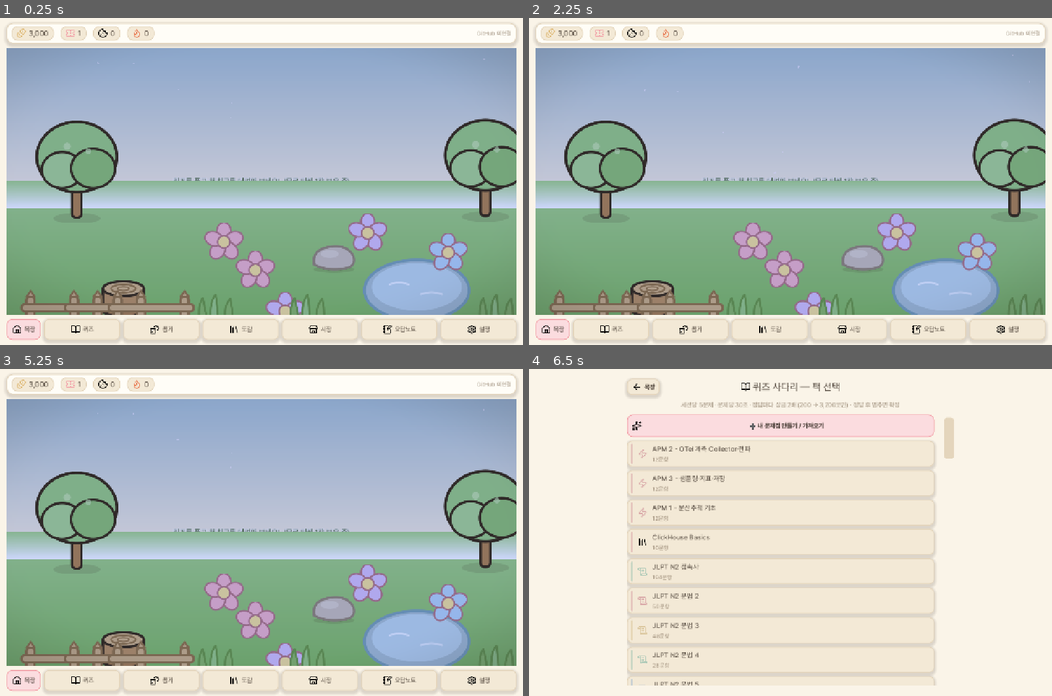
Above: before the commit, frames 1-4 (two rows, left to right).
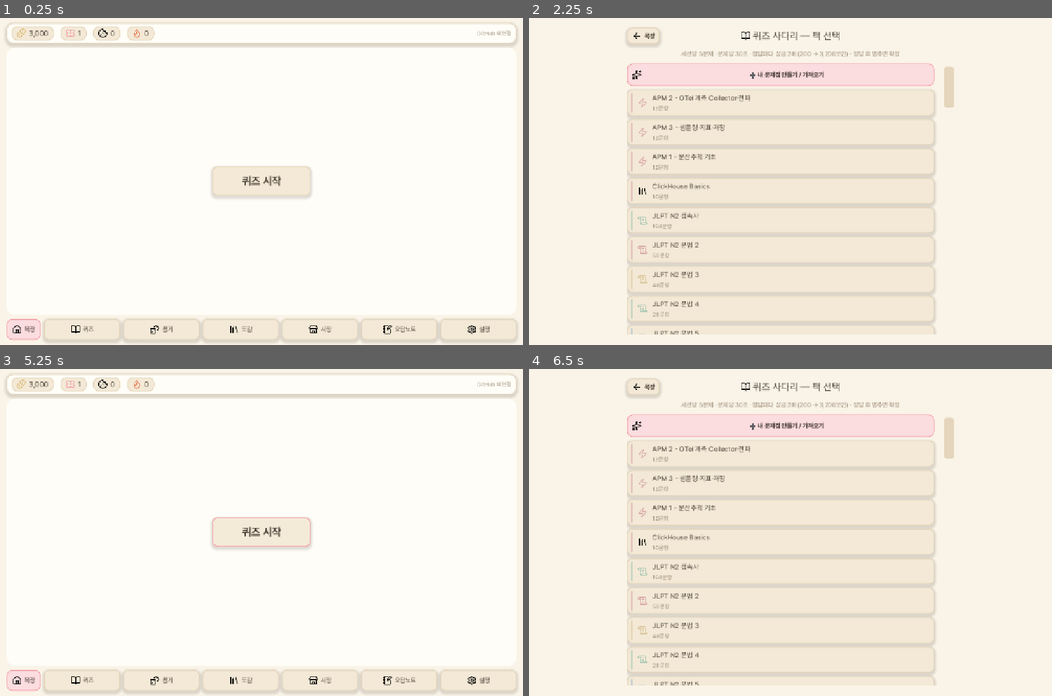
Above: after the commit, the same moments.

Repository: joyuno/mongle-ranch
Game: Godot game, scene res://scenes/Ranch.tscn
Two runs of this game, one before a commit and one after it. Both use one fixed random seed, a clock stepped at 60 frames per second and the inputs below.
Inputs (mouse positions are in pixels of both pictures, inside the frame that each line leads up to):
- Up to frame 1 (0.25 s): no input
- Up to frame 2 (2.25 s): click (790, 181) at 0.5 s, where only the run after the commit has a clickable "퀴즈 시작"; click (644, 37) at 1.25 s, where only the run after the commit has a clickable "목장"; click (790, 181) at 2 s, where only the run after the commit has a clickable "퀴즈 시작"
- Up to frame 3 (5.25 s): click (83, 679) at 2.77 s; click "목장" at 3.5 s; click (162, 679) at 4.27 s; click "목장" at 5 s
- Up to frame 4 (6.5 s): click (612, 679) at 5.77 s

The runs differ from the first frame. In frame 1, 80% of the frame differs, in the area x 1-99%, y 9-91%; in frame 2, 83%, in the area x 1-99%, y 1-100%; in frame 3, 80%; in frame 4, nothing differs.
Error after the commit: Invalid access to property or key 'size' on a base object of type 'Nil'. (res://scripts/ui/ranch.gd:586)

Commit message:
feat(ranch): farm OFF state — calm panel + 퀴즈 시작 CTA (default off)
Extract the 마당 build into _build_yard; _mount_center() picks yard vs a
calm CTA panel by ProgressStore.is_farm_visible(). When off, _yard stays
null and yard-only work self-guards (_rebuild_sprites now early-returns
on null _yard; _place_decor/_apply_daylight already did). No live signal:
the toggle lives on Settings and returning rebuilds the ranch via
change_scene, so build-time is_farm_visible() is enough (YAGNI).

Not-tested: farm-ON visual boot — avoided to not write showFarm into the
real progress.json; the yard code is a verbatim move of the shipping
block, OFF path boots clean (default) + suite 121/0.
Confidence: high; Scope-risk: narrow

Co-Authored-By: Claude Opus 4.8 (1M context) <noreply@anthropic.com>

Diff:
--- a/scripts/ui/ranch.gd
+++ b/scripts/ui/ranch.gd
@@ -26,6 +26,7 @@
 var _streak_label: Label
 var _sync_label: Label
 var _yard: Panel
+var _cta_node: Control  # 목장 off일 때 마당 대신 표시하는 "퀴즈 시작" 패널
 var _decor_layer: Control
 var _empty_label: Label
 var _toast_label: Label
@@ -97,7 +98,34 @@
 	_sync_label.add_theme_color_override("font_color", ThemeSetup.C_MUTED)
 	hud.add_child(_sync_label)
 
-	# ─ 중앙 마당 (배경 5레이어 + 캐릭터)
+	# ─ 중앙 영역 — 목장 표시 on이면 마당(배경 5레이어+캐릭터), off면 "퀴즈 시작" 화면.
+	_mount_center(vbox)
+
+	# ─ 하단 네비 버튼 행 (아이콘 + 라벨)
+	# 맨 앞에 비인터랙티브 '목장' 홈 앵커 칩 — "지금 여기가 목장" 신호.
+	# 네비 버튼들은 다른 화면으로 떠나는 런처라 active 표시가 거짓이 되므로,
+	# 떠나지 않는 별도 칩으로만 홈을 고정한다(CONTEXT의 가짜 active 금지).
+	var nav := HBoxContainer.new()
+	nav.add_theme_constant_override("separation", 8)
+	vbox.add_child(nav)
+	nav.add_child(_make_home_anchor())
+	for item in NAV_ITEMS:
+		nav.add_child(_make_nav_button(item))
+
+	_build_overlays()
+
+
+# 중앙 영역 마운트 — 목장 표시 설정에 따라 마당 또는 "퀴즈 시작" CTA.
+# 토글은 설정 화면에 있고 목장 복귀는 change_scene로 재생성되므로, 빌드 시점에
+# is_farm_visible()를 한 번 읽으면 충분(라이브 시그널·리마운트 불필요).
+func _mount_center(parent: Node) -> void:
+	if ProgressStore.is_farm_visible():
+		_build_yard(parent)
+	else:
+		_mount_cta(parent)
+
+
+func _build_yard(parent: Node) -> void:
 	_yard = Panel.new()
 	_yard.size_flags_vertical = Control.SIZE_EXPAND_FILL
 	_yard.clip_contents = true
@@ -106,7 +134,7 @@
 	yard_sb.set_corner_radius_all(20)
 	yard_sb.corner_detail = 12
 	_yard.add_theme_stylebox_override("panel", yard_sb)
-	vbox.add_child(_yard)
+	parent.add_child(_yard)
 	_build_background()
 
 	_empty_label = Label.new()
@@ -121,18 +149,28 @@
 	_empty_label.visible = false
 	_yard.add_child(_empty_label)
 
-	# ─ 하단 네비 버튼 행 (아이콘 + 라벨)
-	# 맨 앞에 비인터랙티브 '목장' 홈 앵커 칩 — "지금 여기가 목장" 신호.
-	# 네비 버튼들은 다른 화면으로 떠나는 런처라 active 표시가 거짓이 되므로,
-	# 떠나지 않는 별도 칩으로만 홈을 고정한다(CONTEXT의 가짜 active 금지).
-	var nav := HBoxContainer.new()
-	nav.add_theme_constant_override("separation", 8)
-	vbox.add_child(nav)
-	nav.add_child(_make_home_anchor())
-	for item in NAV_ITEMS:
-		nav.add_child(_make_nav_button(item))
-
-	_build_overlays()
+
+# 목장 off — 차분한 단색 패널 + 중앙 "퀴즈 시작" 버튼 하나(회사용).
+func _mount_cta(parent: Node) -> void:
+	var panel := Panel.new()
+	panel.size_flags_vertical = Control.SIZE_EXPAND_FILL
+	var sb := StyleBoxFlat.new()
+	sb.bg_color = ThemeSetup.C_PANEL
+	sb.set_corner_radius_all(20)
+	sb.corner_detail = 12
+	panel.add_theme_stylebox_override("panel", sb)
+	parent.add_child(panel)
+	_cta_node = panel
+
+	var center := CenterContainer.new()
+	center.set_anchors_preset(Control.PRESET_FULL_RECT)
+	panel.add_child(center)
+	var btn := Button.new()
+	btn.text = "퀴즈 시작"
+	btn.custom_minimum_size = Vector2(240, 72)
+	btn.add_theme_font_size_override("font_size", 26)
+	btn.pressed.connect(func() -> void: Sfx.play("click"); get_tree().change_scene_to_file("res://scenes/Quiz.tscn"))
+	center.add_child(btn)
 
 
 # ─ 마당 배경: 하늘 그라데이션 / 원경 언덕 / 잔디 / (소품) / 전경 비네트
@@ -480,6 +518,8 @@
 
 
 func _rebuild_sprites() -> void:
+	if _yard == null:
+		return  # 목장 off — 마당이 없으니 스프라이트도 없음
 	var members: Array = ProgressStore.ranch_members()
 	var seen: Dictionary = {}
 	var bounds := _yard_bounds()
